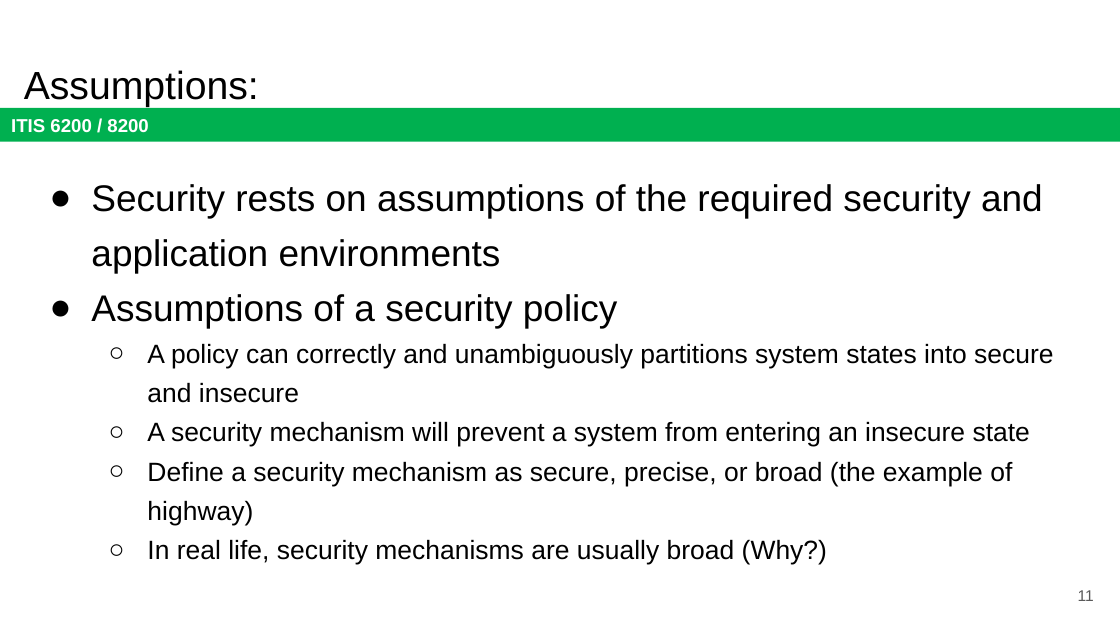
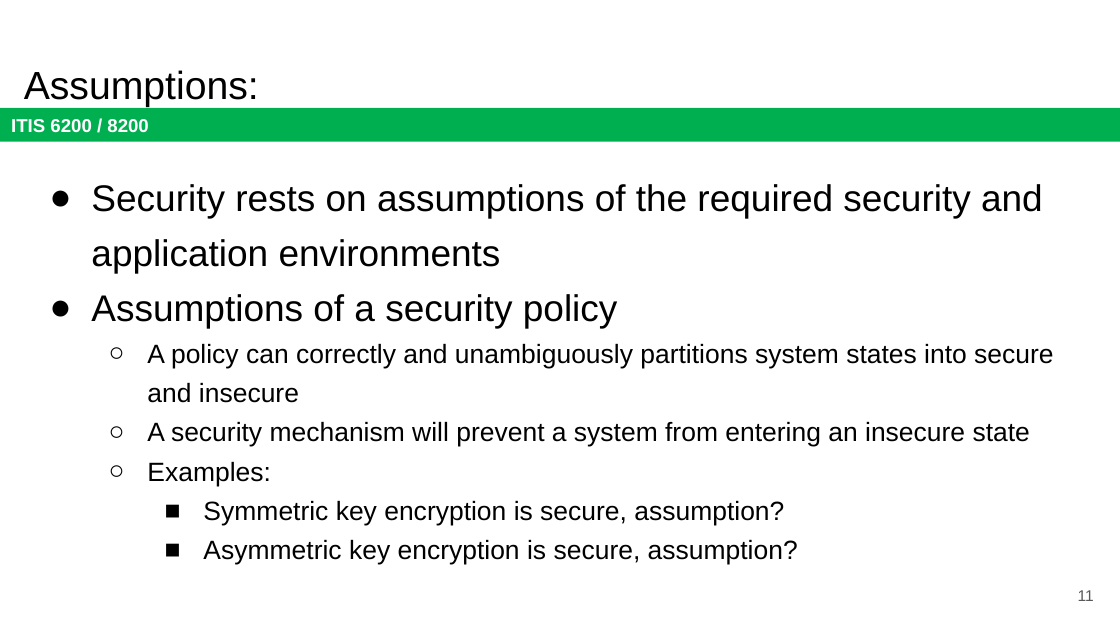
Before and after one commit to jx5c/github.io, a slide deck: slide 11 of teaching/ITIS6200/2023fa/lectures/Properties, policies, and mechanisms.pptx. Drawn at 1120x630 pixels with LibreOffice and Linux fonts; fonts in the diff are those of the drawing. Boxes give left, top, right and bottom in pixels: in the first picture for what was removed or moved away, otherwise in the second. Text is boxed around its words. In the diff, an @@ line names an element or a change of style, - is before the commit and + after.

```diff
--- a/teaching/ITIS6200/2023fa/lectures/Properties, policies, and mechanisms.pptx
+++ b/teaching/ITIS6200/2023fa/lectures/Properties, policies, and mechanisms.pptx
@@ text at (147, 461, 798, 565): text changed @@
-  ○ Define a security mechanism as secure, precise, or broad (the example of highway)
-  ○ In real life, security mechanisms are usually broad (Why?)
+  ○ Examples:
+    ■ Symmetric key encryption is secure, assumption?
+    ■ Asymmetric key encryption is secure, assumption?
```
Also in this commit, not shown: 4 other slides changed.
